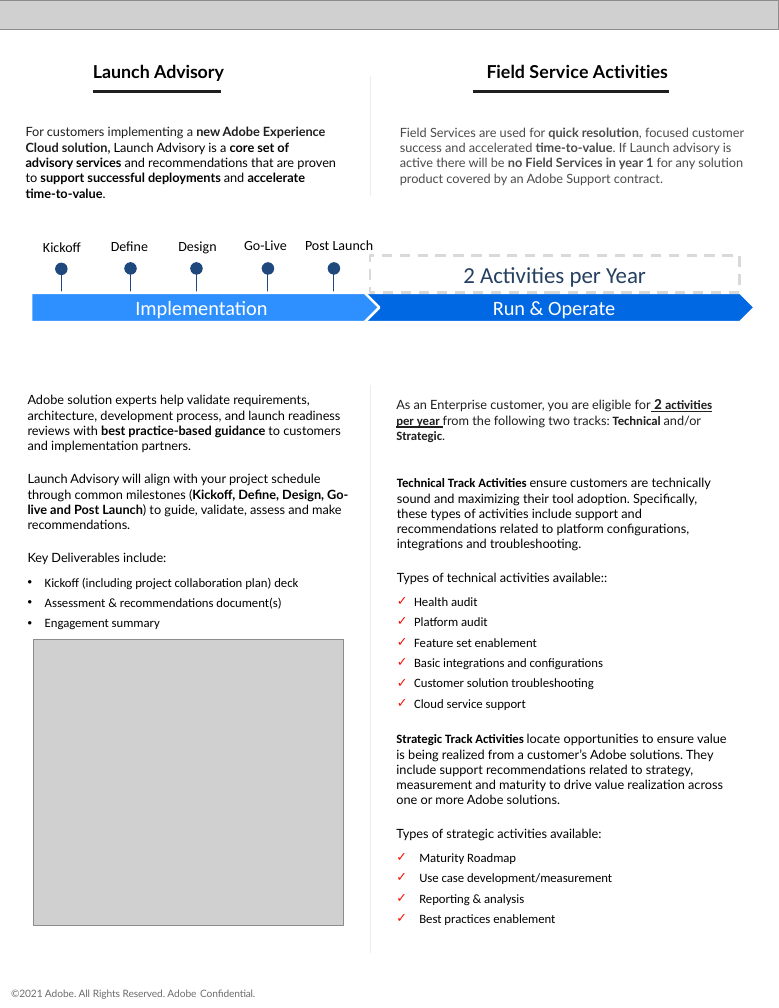
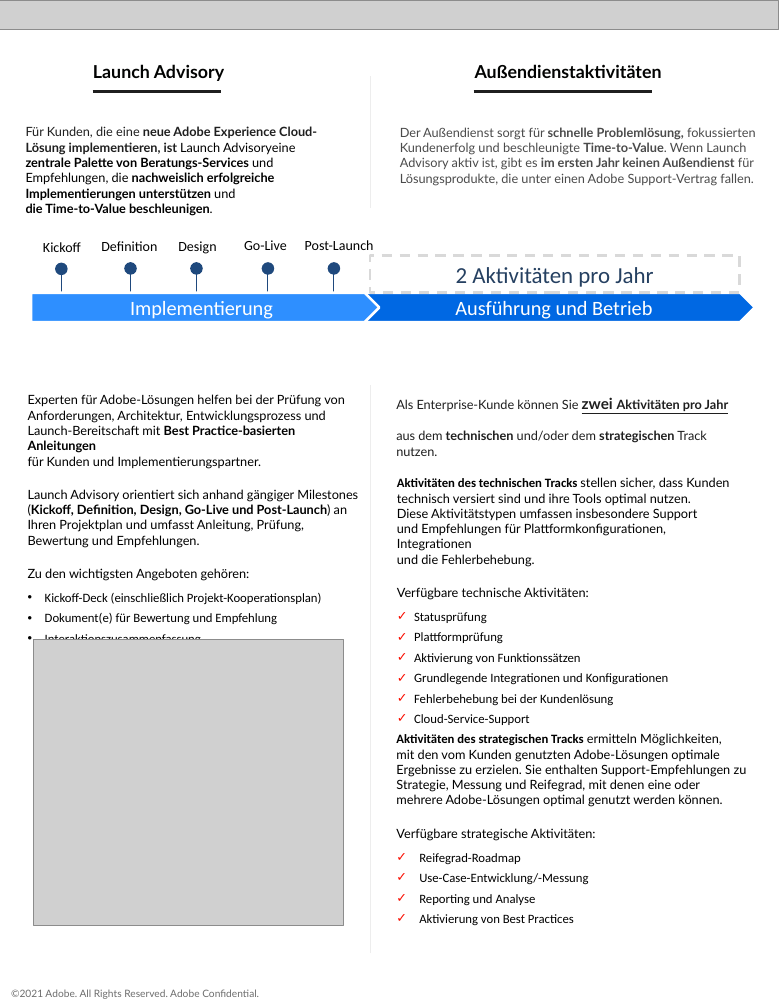
Before and after one commit to AdobeDocs/support-resources.de-DE, a slide deck: slide 3 of help/data-sheets/assets/EnterpriseSupportDatasheet.pptx. Drawn at 779x1008 pixels with LibreOffice and Linux fonts; fonts in the diff are those of the drawing; grey boxes stand for pictures. Boxes give left, top, right and bottom in pixels: in the first picture for what was removed or moved away, otherwise in the second. Text is boxed around its words. In the diff, an @@ line names an element or a change of style, - is before the commit and + after.

```diff
--- a/help/data-sheets/assets/EnterpriseSupportDatasheet.pptx
+++ b/help/data-sheets/assets/EnterpriseSupportDatasheet.pptx
@@ freeform shape: place and size @@
-freeform shape at box(370, 76, 375, 195)
+freeform shape at box(370, 76, 375, 207)
@@ text at box(475, 64, 662, 78): text changed @@
-Field Service Activities
+Außendienstaktivitäten
@@ freeform shape: place and size @@
-freeform shape at box(474, 92, 670, 97)
+freeform shape at box(474, 92, 653, 105)
@@ text at box(26, 126, 317, 213): text changed @@
-For customers implementing a new Adobe Experience Cloud solution, Launch Advisory is a core set of advisory services and recommendations that are proven to support successful deployments and accelerate time-to-value.
+Für Kunden, die eine neue Adobe Experience Cloud-Lösung implementieren, ist Launch Advisoryeine zentrale Palette von Beratungs-Services und Empfehlungen, die nachweislich erfolgreiche Implementierungen unterstützen und
+die Time-to-Value beschleunigen.
@@ text at box(400, 127, 756, 185): text changed @@
-Field Services are used for quick resolution, focused customer success and accelerated time-to-value. If Launch advisory is active there will be no Field Services in year 1 for any solution product covered by an Adobe Support contract.
+Der Außendienst sorgt für schnelle Problemlösung, fokussierten Kundenerfolg und beschleunigte Time-to-Value. Wenn Launch Advisory aktiv ist, gibt es im ersten Jahr keinen Außendienst für Lösungsprodukte, die unter einen Adobe Support-Vertrag fallen.
@@ text at box(101, 241, 157, 251): text changed @@
-Define
+Definition
@@ text at box(305, 240, 374, 250): text changed @@
-Post Launch
+Post-Launch
@@ text in rectangle at box(456, 267, 653, 287): text changed @@
-2 Activities per Year
+2 Aktivitäten pro Jahr
@@ text in pentagon arrow at box(130, 301, 273, 319): text changed @@
-Implementation
+Implementierung
@@ text in pentagon arrow at box(455, 301, 652, 319): text changed @@
-Run & Operate
+Ausführung und Betrieb
@@ text at box(28, 394, 358, 640): text changed @@
-Adobe solution experts help validate requirements, architecture, development process, and launch readiness reviews with best practice-based guidance to customers and implementation partners.
-Launch Advisory will align with your project schedule through common milestones (Kickoff, Define, Design, Go-live and Post Launch) to guide, validate, assess and make recommendations.
-Key Deliverables include:
-• Kickoff (including project collaboration plan) deck
-• Assessment & recommendations document(s)
-• Engagement summary
+Experten für Adobe-Lösungen helfen bei der Prüfung von Anforderungen, Architektur, Entwicklungsprozess und Launch-Bereitschaft mit Best Practice-basierten Anleitungen
+für Kunden und Implementierungspartner.
+Launch Advisory orientiert sich anhand gängiger Milestones (Kickoff, Definition, Design, Go-Live und Post-Launch) an Ihren Projektplan und umfasst Anleitung, Prüfung, Bewertung und Empfehlungen.
+Zu den wichtigsten Angeboten gehören:
+• Kickoff-Deck (einschließlich Projekt-Kooperationsplan)
+• Dokument(e) für Bewertung und Empfehlung
+• Interaktionszusammenfassung
@@ text at box(396, 397, 729, 443): text changed @@
-As an Enterprise customer, you are eligible for 2 activities per year from the following two tracks: Technical and/or Strategic.
+Als Enterprise-Kunde können Sie zwei Aktivitäten pro Jahr
+aus dem technischen und/oder dem strategischen Track nutzen.
@@ text at box(397, 477, 729, 725): text changed @@
-Technical Track Activities ensure customers are technically sound and maximizing their tool adoption. Specifically, these types of activities include support and recommendations related to platform configurations, integrations and troubleshooting.
-Types of technical activities available::
-✓ Health audit
-✓ Platform audit
-✓ Feature set enablement
-✓ Basic integrations and configurations
-✓ Customer solution troubleshooting
-✓ Cloud service support
+Aktivitäten des technischen Tracks stellen sicher, dass Kunden technisch versiert sind und ihre Tools optimal nutzen.
+Diese Aktivitätstypen umfassen insbesondere Support
+und Empfehlungen für Plattformkonfigurationen, Integrationen
+und die Fehlerbehebung.
+Verfügbare technische Aktivitäten:
+✓ Statusprüfung
+✓ Plattformprüfung
+✓ Aktivierung von Funktionssätzen
+✓ Grundlegende Integrationen und Konfigurationen
+✓ Fehlerbehebung bei der Kundenlösung
+✓ Cloud-Service-Support
@@ text at box(396, 733, 747, 925): text changed @@
-Strategic Track Activities locate opportunities to ensure value is being realized from a customer’s Adobe solutions. They include support recommendations related to strategy, measurement and maturity to drive value realization across one or more Adobe solutions.
-Types of strategic activities available:
-✓ Maturity Roadmap
-✓ Use case development/measurement
-✓ Reporting & analysis
-✓ Best practices enablement
+Aktivitäten des strategischen Tracks ermitteln Möglichkeiten,
+mit den vom Kunden genutzten Adobe-Lösungen optimale Ergebnisse zu erzielen. Sie enthalten Support-Empfehlungen zu Strategie, Messung und Reifegrad, mit denen eine oder mehrere Adobe-Lösungen optimal genutzt werden können.
+Verfügbare strategische Aktivitäten:
+✓ Reifegrad-Roadmap
+✓ Use-Case-Entwicklung/-Messung
+✓ Reporting und Analyse
+✓ Aktivierung von Best Practices
@@ text "©2021 Adobe. All Rights Reserved. ..." at box(11, 989, 259, 999): letter spacing -0.1 to 0 pt @@
```
Also in this commit, not shown: 3 other slides changed, 3 other files.
